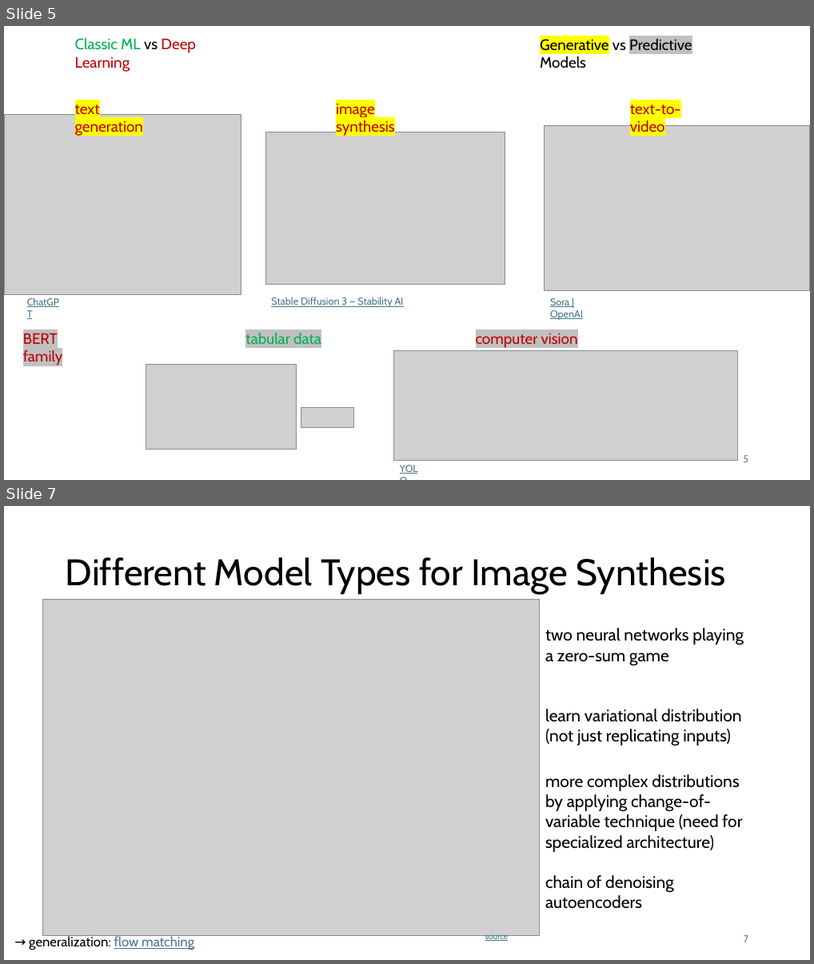
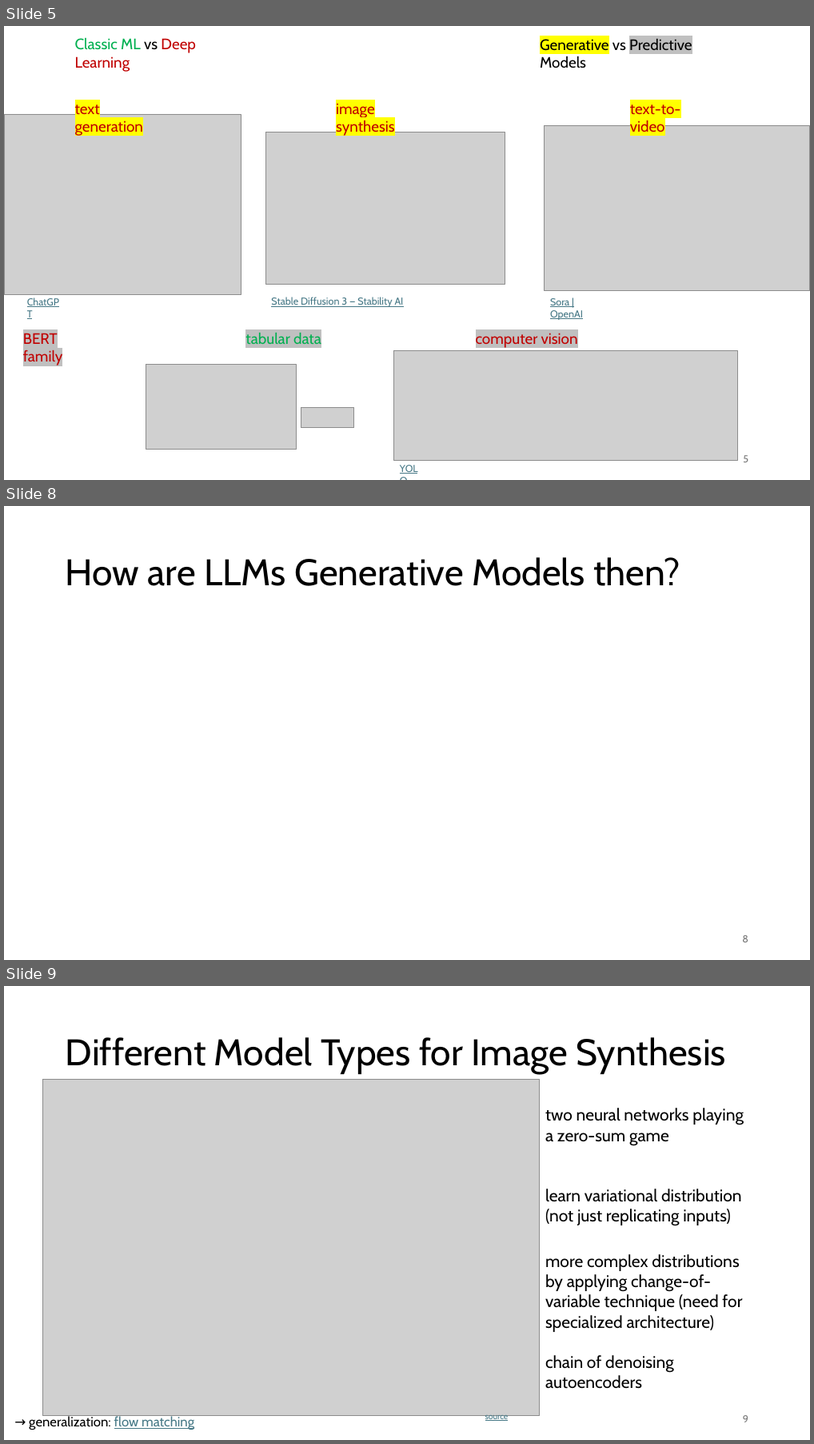
Before and after one commit to FelixWick/computer_vision, a slide deck: slides/6_image_synthesis.pptx. Shown one above the other, each under a label of ours: slides 5 and 7 before the commit, slides 5, 8 and 9 after it; the slides between them are not shown. The pictures are 814x964 and 814x1444 pixels, drawn with LibreOffice and Linux fonts; fonts in the diff are those of the drawing; grey boxes stand for pictures. Boxes give left, top, right and bottom in pixels: in the first picture for what was removed or moved away, otherwise in the second. Text is boxed around its words. In the diff, an @@ line names an element or a change of style, - is before the commit and + after.

```diff
--- a/slides/6_image_synthesis.pptx
+++ b/slides/6_image_synthesis.pptx
@@ slide 8 added at (4,506,810,960), background #FFFFFF @@
@@ title added at (66,557,681,586), 44 pt, text #000000 @@
+How are LLMs Generative Models then?
@@ page number added at (742,935,749,942), 12 pt, text #797979 @@
+8
@@ what was slide 7 is now slide 9 @@
@@ page number at (743,1415,749,1422): text changed @@
-7
+9
```
Also in this commit, not shown: 1 slide changed, 1 other slide added, 2 other files.
